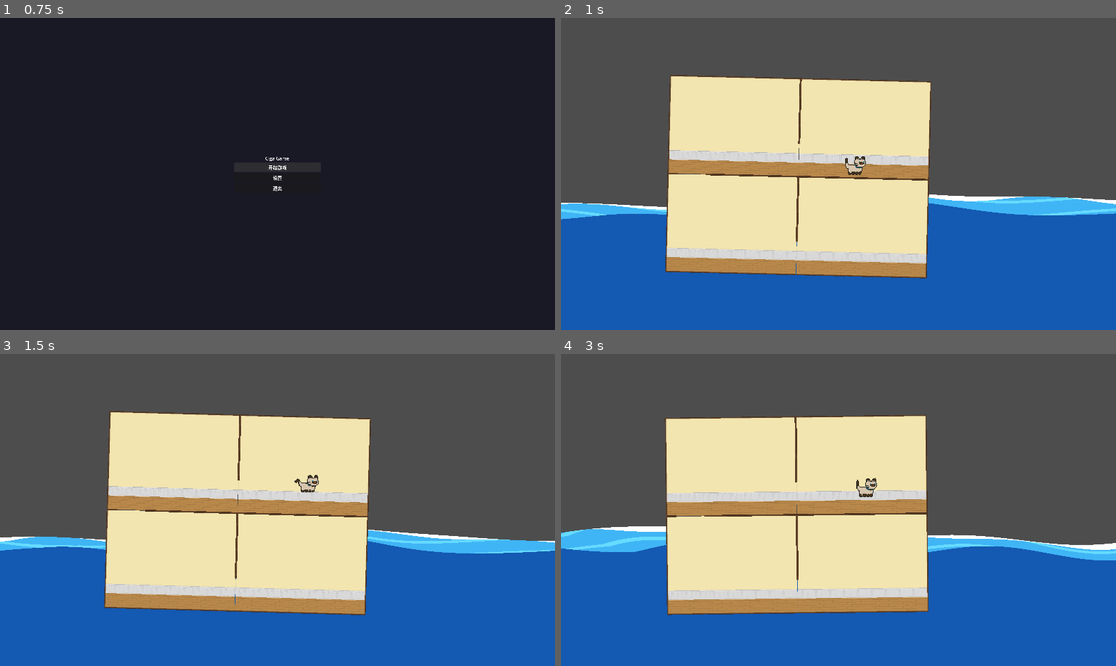
Above: before the commit, frames 1-4 (two rows, left to right).
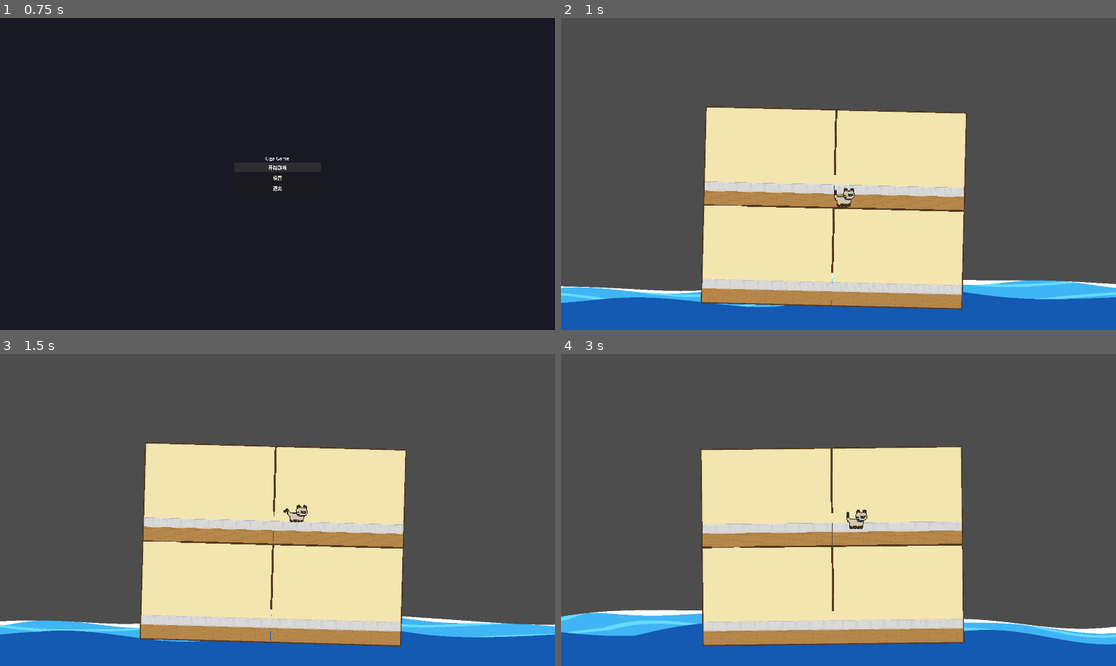
Above: after the commit, the same moments.

Repository: hinanep/ancat
Game: Godot game, scene res://scenes/ui/screens/MainMenu.tscn
The game is run twice, just before and just after one commit, with the same random seed, the same clock (stepped at 60 frames per second) and the same inputs.
Inputs (mouse positions are in pixels of both pictures, inside the frame that each line leads up to):
- Up to frame 1 (0.75 s): click "开始游戏" at 0.5 s
- Up to frame 2 (1 s): no input
- Up to frame 3 (1.5 s): tap Enter (ui_accept) at 1.25 s; move the mouse to (399, 494) at 1.27 s; hold Right (ui_right) from 1.28 s (still down); click (399, 494) at 1.42 s
- Up to frame 4 (3 s): tap Enter (ui_accept) at 1.52, 2.27 s; move the mouse to (727, 525) at 2.02 s; release Right (ui_right) at 2.03 s; hold Left (ui_left) 2.03-2.78 s; click (727, 525) at 2.17 s; move the mouse to (894, 441) at 2.77 s; hold Right (ui_right) from 2.78 s (still down); click (894, 441) at 2.92 s

Frame 1 is identical in both runs. In frame 2, 41% of the frame differs, in the area x 0-100%, y 18-94%; in frame 3, 41%; in frame 4, 42%, in the area x 0-100%, y 19-94%.

Commit message:
feat: 添加风暴事件和水面动态效果
- 在 EventBus.gd 中添加风暴相关事件类型
- 更新 WaterSurface.gd 和 WaterSurface.tscn，增加风暴参数和动态效果
- 在 GameWorld.tscn 中添加 StormController 节点，配置风暴控制脚本
- 更新 BoatFloatController.gd，响应风暴事件以调整船体倾斜
- 在水面组件中实现风暴阶段的动态波浪效果

Diff:
--- a/autoload/EventBus.gd
+++ b/autoload/EventBus.gd
@@ -18,6 +18,11 @@
 	LEVEL_COMPLETED,
 	GAME_PAUSED,
 	GAME_RESUMED,
+	STORM_WARNING_STARTED,
+	STORM_STARTED,
+	STORM_DIRECTION_CHANGED,
+	STORM_RECOVER_STARTED,
+	STORM_ENDED,
 }
 
 signal event_triggered(event_type: EventType, data: Dictionary)
--- a/resources/shaders/water_surface.gdshader
+++ b/resources/shaders/water_surface.gdshader
@@ -9,6 +9,7 @@
 uniform float wave_amplitude = 12.0;
 uniform float wave_frequency = 3.0;
 uniform float wave_speed = 2.5;
+uniform float lateral_flow_speed = 0.0;
 
 // 3. 风格化参数
 uniform float depth_threshold = 0.35; // 深水区开始的 UV 高度
@@ -16,7 +17,8 @@
 
 void vertex() {
 	float t = TIME * wave_speed;
-	float x = UV.x * wave_frequency * 6.28318;
+	float flow_offset = TIME * lateral_flow_speed;
+	float x = (UV.x ) * wave_frequency * 6.28318;
 
 	// 抛弃单调的正弦波，使用伪 Gerstner 波形叠加
 	// 特点：波峰更尖锐，波谷更平滑宽阔，水体动态更生动
@@ -29,6 +31,7 @@
 void fragment() {
 	vec2 uv = UV;
 	float t = TIME;
+	uv.x += TIME * lateral_flow_speed;
 
 	// --- 1. 卡通硬边缘深度 (Cel-shaded Depth) ---
 	// 加入轻微的 X 轴畸变，让深浅交界线具有流动感
--- a/scenes/levels/GameWorld.tscn
+++ b/scenes/levels/GameWorld.tscn
@@ -2,10 +2,12 @@
 
 [ext_resource type="Script" uid="uid://b2v05ltnww8ik" path="res://scenes/levels/GameWorld.gd" id="1"]
 [ext_resource type="PackedScene" uid="uid://crm4qutfr0otu" path="res://scenes/props/Cabin.tscn" id="2_3sasu"]
+[ext_resource type="PackedScene" uid="uid://biqskj7ncenho" path="res://scenes/ui/components/storm_warning_ui.tscn" id="2_dhmek"]
 [ext_resource type="Script" uid="uid://bmtjege46adf1" path="res://scripts/components/TestPlayerController.gd" id="3_0x6r3"]
 [ext_resource type="Texture2D" uid="uid://d048tv117giwp" path="res://assets/textures/猫/Siamese/IdleCattt.png" id="3_8ghft"]
 [ext_resource type="PackedScene" uid="uid://do27wnokmof2x" path="res://scenes/props/WaterSurface.tscn" id="4_a73yp"]
 [ext_resource type="Script" uid="uid://dmx576ws301qi" path="res://scripts/components/BoatFloatController.gd" id="5_3ar6b"]
+[ext_resource type="Script" uid="uid://bbcbgceyjg16o" path="res://scripts/components/StormController.gd" id="7_hy2pk"]
 
 [sub_resource type="CapsuleShape2D" id="CapsuleShape2D_8ghft"]
 radius = 10.333334
@@ -111,6 +113,7 @@
 [node name="WorldCamera" type="Camera2D" parent="." unique_id=945099590]
 
 [node name="CanvasLayer" type="CanvasLayer" parent="." unique_id=538021173]
+follow_viewport_enabled = true
 
 [node name="MarginContainer" type="MarginContainer" parent="CanvasLayer" unique_id=1780763661]
 anchors_preset = 15
@@ -132,14 +135,18 @@
 layout_mode = 2
 text = "Game World"
 
+[node name="StormWarningUI" parent="CanvasLayer" unique_id=868499573 instance=ExtResource("2_dhmek")]
+
 [node name="Cabins" type="Node2D" parent="." unique_id=1560321885]
 z_index = -10
-position = Vector2(132, 166)
+position = Vector2(255, 274)
 script = ExtResource("5_3ar6b")
 floatAmplitudeY = 4.0
 floatFrequencyHz = 0.26
 rollAmplitudeDeg = 1.6
 rollFrequencyHz = 0.2
+stormStartTiltLerpSpeedDeg = 10.0
+stormTiltLerpSpeedDeg = 10.0
 
 [node name="CabinA" parent="Cabins" unique_id=1132968514 instance=ExtResource("2_3sasu")]
 position = Vector2(-499, -320)
@@ -163,7 +170,7 @@
 
 [node name="TestPlayer" type="CharacterBody2D" parent="Cabins" unique_id=1521693170]
 z_index = 10
-position = Vector2(-78, -211)
+position = Vector2(-239, -197)
 scale = Vector2(3, 3)
 script = ExtResource("3_0x6r3")
 
@@ -182,7 +189,7 @@
 
 [node name="WaterSurface" parent="." unique_id=614244190 instance=ExtResource("4_a73yp")]
 z_index = -20
-position = Vector2(-1017, 84)
+position = Vector2(-1017, 374)
 scale = Vector2(4.2759995, 2.4799998)
 color_surface = Color(0.25, 0.71, 0.96, 1)
 color_depth = Color(0.08, 0.35, 0.7, 1)
@@ -190,6 +197,21 @@
 wave_amplitude = 10.0
 wave_frequency = 1.0
 wave_speed = 1.0
+lateral_flow_speed = 0.0
 depth_threshold = 0.1
 foam_thickness = 0.02
 transition_speed = 1.0
+storm_peak_wave_amplitude = 20.0
+storm_peak_wave_speed = 2.0
+storm_peak_wave_frequency = 1.5
+storm_flow_speed = 0.2
+flow_speed_max_change_per_sec = 0.01
+
+[node name="StormController" type="Node" parent="." unique_id=277297670]
+script = ExtResource("7_hy2pk")
+cycleIntervalSec = 5.0
+warningDurationSec = 10.0
+tiltMinDeg = 15.0
+tiltMaxDeg = 25.0
+recoverDurationSec = 10.0
+debugStormLog = true
--- a/scenes/props/WaterSurface.tscn
+++ b/scenes/props/WaterSurface.tscn
@@ -11,6 +11,7 @@
 shader_parameter/wave_amplitude = 10.0
 shader_parameter/wave_frequency = 1.0
 shader_parameter/wave_speed = 1.0
+shader_parameter/lateral_flow_speed = 0.36
 shader_parameter/depth_threshold = 0.1
 shader_parameter/foam_thickness = 0.02
 
@@ -28,6 +29,12 @@
 wave_amplitude = null
 wave_frequency = null
 wave_speed = null
+lateral_flow_speed = null
 depth_threshold = null
 foam_thickness = null
 transition_speed = null
+storm_peak_wave_amplitude = null
+storm_peak_wave_speed = null
+storm_peak_wave_frequency = null
+storm_flow_speed = null
+flow_speed_max_change_per_sec = null
--- /dev/null
+++ b/scenes/ui/components/storm_warning_ui.tscn
@@ -0,0 +1,59 @@
+[gd_scene format=3 uid="uid://biqskj7ncenho"]
+
+[ext_resource type="Script" uid="uid://xyreevqly7v5" path="res://scripts/components/StormWarningUI.gd" id="1_i36kh"]
+
+[node name="StormWarningUI" type="Control" unique_id=868499573]
+layout_mode = 3
+anchors_preset = 1
+anchor_left = 1.0
+anchor_right = 1.0
+offset_left = -1284.0
+offset_top = -505.0
+offset_right = -1028.0
+offset_bottom = -409.0
+grow_horizontal = 0
+mouse_filter = 2
+script = ExtResource("1_i36kh")
+warningText = "STORM INCOMING AT"
+
+[node name="Panel" type="PanelContainer" parent="." unique_id=1295111824]
+layout_mode = 1
+anchors_preset = 15
+anchor_right = 1.0
+anchor_bottom = 1.0
+grow_horizontal = 2
+grow_vertical = 2
+
+[node name="Content" type="HBoxContainer" parent="Panel" unique_id=924863988]
+layout_mode = 2
+theme_override_constants/separation = 10
+
+[node name="IconBg" type="ColorRect" parent="Panel/Content" unique_id=1391307213]
+custom_minimum_size = Vector2(46, 46)
+layout_mode = 2
+color = Color(0.86, 0.19, 0.2, 0.95)
+
+[node name="IconText" type="Label" parent="Panel/Content/IconBg" unique_id=1353896355]
+layout_mode = 0
+offset_left = 16.0
+offset_top = 32.0
+offset_right = 30.0
+offset_bottom = 68.0
+theme_override_font_sizes/font_size = 26
+text = "!"
+horizontal_alignment = 1
+vertical_alignment = 1
+
+[node name="WarningLabel" type="Label" parent="Panel/Content" unique_id=995015524]
+layout_mode = 2
+size_flags_horizontal = 3
+theme_override_font_sizes/font_size = 20
+text = "STORM INCOMING AT"
+vertical_alignment = 1
+
+[node name="CountdownLabel" type="Label" parent="Panel/Content" unique_id=1472384266]
+layout_mode = 2
+theme_override_font_sizes/font_size = 22
+text = "60s"
+horizontal_alignment = 2
+vertical_alignment = 1
--- a/scripts/components/BoatFloatController.gd
+++ b/scripts/components/BoatFloatController.gd
@@ -1,20 +1,30 @@
 extends Node2D
 
 ## 船体浮动参数：用于控制整体上下浮动与轻微摇摆。
-## @floatAmplitudeY 上下浮动幅度（像素）
-## @floatFrequencyHz 上下浮动频率（Hz）
-## @rollAmplitudeDeg 摇摆角度幅度（度）
-## @rollFrequencyHz 摇摆频率（Hz）
-## @phaseOffset 相位偏移（秒）
+## 上下浮动幅度（像素）
 @export var floatAmplitudeY: float = 5.0
+## 上下浮动频率（Hz）
 @export var floatFrequencyHz: float = 0.28
+## 摇摆角度幅度（度）
 @export var rollAmplitudeDeg: float = 1.8
+## 摇摆频率（Hz）
 @export var rollFrequencyHz: float = 0.22
+## 相位偏移（秒）
 @export var phaseOffset: float = 0.0
+## 风暴开始时每秒最大倾斜变化量（度）
+@export var stormStartTiltLerpSpeedDeg: float = 12.0
+## 风暴阶段每秒最大倾斜变化量（度）
+@export var stormTiltLerpSpeedDeg: float = 18.0
+## 恢复阶段每秒最大倾斜变化量（度）
+@export var stormRecoverTiltMaxChangeDegPerSec: float = 10.0
 
 var _basePosition: Vector2 = Vector2.ZERO
 var _baseRotation: float = 0.0
 var _elapsed: float = 0.0
+var _stormTiltDegCurrent: float = 0.0
+var _stormTiltDegTarget: float = 0.0
+var _stormTiltFollowSpeedDeg: float = 30.0
+var _stormRecoverSpeedDeg: float = 30.0
 
 
 ## 记录初始姿态，作为浮动基准。
@@ -22,6 +32,13 @@
 func _ready() -> void:
 	_basePosition = position
 	_baseRotation = rotation
+	EventBus.subscribe(_on_event)
+
+
+## 退出时取消事件订阅。
+## @return void
+func _exit_tree() -> void:
+	EventBus.unsubscribe(_on_event)
 
 
 ## 每帧更新浮动与摇摆效果。
@@ -32,6 +49,47 @@
 	var waveTime: float = _elapsed + phaseOffset
 	var yWave: float = sin(TAU * floatFrequencyHz * waveTime)
 	var rollWave: float = sin(TAU * rollFrequencyHz * waveTime + 0.9)
+	var currentLerpSpeed: float = _stormRecoverSpeedDeg if _stormTiltDegTarget == 0.0 else _stormTiltFollowSpeedDeg
+	_stormTiltDegCurrent = move_toward(_stormTiltDegCurrent, _stormTiltDegTarget, currentLerpSpeed * delta)
 
 	position.y = _basePosition.y + yWave * floatAmplitudeY
-	rotation = _baseRotation + deg_to_rad(rollWave * rollAmplitudeDeg)
+	rotation = _baseRotation + deg_to_rad(rollWave * rollAmplitudeDeg + _stormTiltDegCurrent)
+
+
+## 响应风暴事件，更新目标倾斜角。
+## @param eventType 事件类型
+## @param data 事件数据
+## @return void
+func _on_event(eventType: EventBus.EventType, data: Dictionary) -> void:
+	match eventType:
+		EventBus.EventType.STORM_STARTED:
+			var direction: float = _as_float(data.get('direction', 1.0), 1.0)
+			var tiltDeg: float = _as_float(data.get('tilt_deg', 20.0), 20.0)
+			_stormTiltDegTarget = direction * tiltDeg
+			_stormTiltFollowSpeedDeg = max(stormStartTiltLerpSpeedDeg, 1.0)
+			_stormRecoverSpeedDeg = max(stormRecoverTiltMaxChangeDegPerSec, 1.0)
+		EventBus.EventType.STORM_DIRECTION_CHANGED:
+			var direction: float = _as_float(data.get('direction', 1.0), 1.0)
+			var tiltDeg: float = _as_float(data.get('tilt_deg', 20.0), 20.0)
+			_stormTiltDegTarget = direction * tiltDeg
+			_stormTiltFollowSpeedDeg = max(stormTiltLerpSpeedDeg, 1.0)
+			_stormRecoverSpeedDeg = max(stormRecoverTiltMaxChangeDegPerSec, 1.0)
+		EventBus.EventType.STORM_RECOVER_STARTED:
+			_stormRecoverSpeedDeg = max(stormRecoverTiltMaxChangeDegPerSec, 1.0)
+			_stormTiltDegTarget = 0.0
+		EventBus.EventType.STORM_ENDED:
+			_stormTiltDegTarget = 0.0
+			_stormTiltFollowSpeedDeg = max(stormTiltLerpSpeedDeg, 1.0)
+			_stormRecoverSpeedDeg = max(stormRecoverTiltMaxChangeDegPerSec, 1.0)
+		_:
+			pass
+
+
+## 安全转换为 float。
+## @param value 任意值
+## @param fallback 默认值
+## @return float
+func _as_float(value: Variant, fallback: float) -> float:
+	if typeof(value) == TYPE_FLOAT or typeof(value) == TYPE_INT:
+		return float(value)
+	return fallback
--- /dev/null
+++ b/scripts/components/StormController.gd
@@ -0,0 +1,177 @@
+extends Node
+
+## 风暴时序参数：仅负责状态推进与事件广播。
+## 两次风暴之间的间隔（秒）
+@export var cycleIntervalSec: float = 300.0
+## 预警时长（秒）
+@export var warningDurationSec: float = 60.0
+## 单次左右方向持续时长（秒）
+@export var stormHalfCycleDurationSec: float = 30.0
+## 最小方向段数
+@export var stormHalfCyclesMin: int = 2
+## 最大方向段数
+@export var stormHalfCyclesMax: int = 6
+## 最小倾斜角度（度）
+@export var tiltMinDeg: float = 20.0
+## 最大倾斜角度（度）
+@export var tiltMaxDeg: float = 30.0
+## 恢复时长（秒）
+@export var recoverDurationSec: float = 3.0
+## 是否输出调试日志
+@export var debugStormLog: bool = false
+
+enum StormState {
+	IDLE,
+	WARNING,
+	STORM,
+	RECOVER
+}
+
+var _state: StormState = StormState.IDLE
+var _stateTimer: float = 0.0
+
+var _stormHalfCyclesTotal: int = 0
+var _stormHalfCyclesDone: int = 0
+var _stormDirection: float = 1.0
+var _stormTiltDeg: float = 0.0
+var _recoverStartTiltDeg: float = 0.0
+
+var _rng: RandomNumberGenerator = RandomNumberGenerator.new()
+
+
+## 初始化状态机。
+## @return void
+func _ready() -> void:
+	_rng.randomize()
+	_enter_idle()
+	_debug_log('ready')
+
+
+## 每帧推进风暴时序。
+## @param delta 帧间隔（秒）
+## @return void
+func _process(delta: float) -> void:
+	match _state:
+		StormState.IDLE:
+			_update_idle(delta)
+		StormState.WARNING:
+			_update_warning(delta)
+		StormState.STORM:
+			_update_storm(delta)
+		StormState.RECOVER:
+			_update_recover(delta)
+
+
+## 进入空闲阶段。
+## @return void
+func _enter_idle() -> void:
+	_state = StormState.IDLE
+	_stateTimer = cycleIntervalSec
+	_debug_log('enter IDLE timer=%s' % _stateTimer)
+
+
+## 进入预警阶段并发送开始事件。
+## @return void
+func _enter_warning() -> void:
+	_state = StormState.WARNING
+	_stateTimer = warningDurationSec
+	EventBus.emit(EventBus.EventType.STORM_WARNING_STARTED, {
+		'remaining_seconds': int(ceil(_stateTimer)),
+		'duration_seconds': warningDurationSec
+	})
+	_debug_log('enter WARNING timer=%s' % _stateTimer)
+
+
+## 进入风暴阶段并发送开始事件。
+## @return void
+func _enter_storm() -> void:
+	_state = StormState.STORM
+	_stateTimer = stormHalfCycleDurationSec
+	_stormHalfCyclesTotal = _rng.randi_range(stormHalfCyclesMin, stormHalfCyclesMax)
+	_stormHalfCyclesDone = 0
+	_stormDirection = -1.0 if _rng.randi_range(0, 1) == 0 else 1.0
+	_stormTiltDeg = _rng.randf_range(tiltMinDeg, tiltMaxDeg)
+
+	var totalStormSeconds: int = int(_stormHalfCyclesTotal * stormHalfCycleDurationSec)
+	EventBus.emit(EventBus.EventType.STORM_STARTED, {
+		'remaining_seconds': totalStormSeconds,
+		'half_cycle_duration_seconds': stormHalfCycleDurationSec,
+		'half_cycles_total': _stormHalfCyclesTotal,
+		'direction': _stormDirection,
+		'tilt_deg': _stormTiltDeg
+	})
+	_debug_log('enter STORM halfCycles=%s tilt=%s dir=%s' % [_stormHalfCyclesTotal, _stormTiltDeg, _stormDirection])
+
+
+## 进入恢复阶段并发送恢复开始事件。
+## @return void
+func _enter_recover() -> void:
+	_state = StormState.RECOVER
+	_stateTimer = recoverDurationSec
+	_recoverStartTiltDeg = _stormDirection * _stormTiltDeg
+	EventBus.emit(EventBus.EventType.STORM_RECOVER_STARTED, {
+		'duration_seconds': recoverDurationSec,
+		'from_tilt_deg': _recoverStartTiltDeg
+	})
+	_debug_log('enter RECOVER timer=%s fromTilt=%s' % [_stateTimer, _recoverStartTiltDeg])
+
+
+## 空闲阶段更新。
+## @param delta 帧间隔（秒）
+## @return void
+func _update_idle(delta: float) -> void:
+	_stateTimer -= delta
+	if _stateTimer <= 0.0:
+		_enter_warning()
+
+
+## 预警阶段更新。
+## @param delta 帧间隔（秒）
+## @return void
+func _update_warning(delta: float) -> void:
+	_stateTimer -= delta
+
+	if _stateTimer <= 0.0:
+		_enter_storm()
+
+
+## 风暴阶段更新：到点换向，结束后进入恢复。
+## @param delta 帧间隔（秒）
+## @return void
+func _update_storm(delta: float) -> void:
+	_stateTimer -= delta
+	if _stateTimer > 0.0:
+		return
+
+	_stormHalfCyclesDone += 1
+	if _stormHalfCyclesDone >= _stormHalfCyclesTotal:
+		_enter_recover()
+		return
+
+	_stormDirection *= -1.0
+	_stateTimer = stormHalfCycleDurationSec
+	EventBus.emit(EventBus.EventType.STORM_DIRECTION_CHANGED, {
+		'direction': _stormDirection,
+		'tilt_deg': _stormTiltDeg
+	})
+
+
+## 恢复阶段更新，结束后广播风暴结束。
+## @param delta 帧间隔（秒）
+## @return void
+func _update_recover(delta: float) -> void:
+	_stateTimer -= delta
+	if _stateTimer > 0.0:
+		return
+
+	EventBus.emit(EventBus.EventType.STORM_ENDED, {})
+	_enter_idle()
+
+
+## 打印调试日志。
+## @param message 日志文本
+## @return void
+func _debug_log(message: String) -> void:
+	if not debugStormLog:
+		return
+	print('[StormController] %s' % message)
--- /dev/null
+++ b/scripts/components/StormWarningUI.gd
@@ -0,0 +1,83 @@
+extends Control
+
+## 风暴预警UI：角落警示图标与倒计时控制。
+## 警示文案
+@export var warningText: String = 'STORM INCOMING'
+
+## 风暴进行中文案
+@export var stormingText: String = 'Storm Coming!'
+
+@onready var _warningLabel: Label = $Panel/Content/WarningLabel
+@onready var _countdownLabel: Label = $Panel/Content/CountdownLabel
+
+var _countdownSeconds: float = 0.0
+var _countdownActive: bool = false
+
+
+## 订阅风暴事件并初始化隐藏。
+## @return void
+func _ready() -> void:
+	visible = false
+	EventBus.subscribe(_on_event)
+
+
+## 退出时取消事件订阅。
+## @return void
+func _exit_tree() -> void:
+	EventBus.unsubscribe(_on_event)
+
+
+## 本地倒计时更新（不依赖 controller tick 事件）。
+## @param delta 帧间隔（秒）
+## @return void
+func _process(delta: float) -> void:
+	if not _countdownActive:
+		return
+
+	_countdownSeconds = max(_countdownSeconds - delta, 0.0)
+	update_countdown(int(ceil(_countdownSeconds)))
+
+
+## 显示预警 UI。
+## @param secondsRemaining 剩余秒数
+## @param message 文案（为空时使用默认文案）
+## @return void
+func show_warning(secondsRemaining: int, message: String = '') -> void:
+	visible = true
+	_countdownActive = true
+	_countdownSeconds = max(float(secondsRemaining), 0.0)
+	_warningLabel.text = warningText if message.is_empty() else message
+	update_countdown(secondsRemaining)
+
+
+## 更新倒计时文本。
+## @param secondsRemaining 剩余秒数
+## @return void
+func update_countdown(secondsRemaining: int) -> void:
+	_countdownLabel.text = '%ss' % max(secondsRemaining, 0)
+
+
+## 隐藏预警 UI。
+## @return void
+func hide_warning() -> void:
+	_countdownActive = false
+	_countdownSeconds = 0.0
+	visible = false
+
+
+## 处理 EventBus 风暴事件。
+## @param eventType 事件类型
+## @param data 事件数据
+## @return void
+func _on_event(eventType: EventBus.EventType, data: Dictionary) -> void:
+	match eventType:
+		EventBus.EventType.STORM_WARNING_STARTED:
+			show_warning(int(data.get('remaining_seconds', 0)), warningText)
+		EventBus.EventType.STORM_STARTED:
+			show_warning(int(data.get('remaining_seconds', 0)), stormingText)
+		EventBus.EventType.STORM_RECOVER_STARTED:
+			hide_warning()
+		EventBus.EventType.STORM_ENDED:
+			hide_warning()
+		_:
+			pass
--- a/scripts/components/water_surface.gd
+++ b/scripts/components/water_surface.gd
@@ -2,68 +2,90 @@
 extends Polygon2D
 
 ## 水面表现参数：集中控制 shader 的颜色、波浪与风格化阈值。
-## @color_surface 浅水/表层颜色
-## @color_depth 深水颜色
-## @color_foam 浪沫颜色
-## @wave_amplitude 波浪振幅
-## @wave_frequency 波浪频率
-## @wave_speed 波浪速度
-## @depth_threshold 深水阈值
-## @foam_thickness 浪沫厚度
-## @transition_speed 参数过渡速度（越大越快）
+## 浅水/表层颜色
 @export var color_surface: Color = Color(0.25, 0.71, 0.96, 1.0):
 	set(value):
 		_color_surface = value
 	get:
 		return _color_surface
 
+## 深水颜色
 @export var color_depth: Color = Color(0.08, 0.35, 0.70, 1.0):
 	set(value):
 		_color_depth = value
 	get:
 		return _color_depth
 
+## 浪沫颜色
 @export var color_foam: Color = Color(1.0, 1.0, 1.0, 1.0):
 	set(value):
 		_color_foam = value
 	get:
 		return _color_foam
 
+## 波浪振幅
 @export var wave_amplitude: float = 5.0:
 	set(value):
 		_wave_amplitude = max(value, 0.0)
+		_baseWaveAmplitude = _wave_amplitude
 	get:
 		return _wave_amplitude
 
+## 波浪频率
 @export var wave_frequency: float = 3.0:
 	set(value):
 		_wave_frequency = max(value, 0.0)
+		_baseWaveFrequency = _wave_frequency
 	get:
 		return _wave_frequency
 
+## 波浪速度
 @export var wave_speed: float = 2.5:
 	set(value):
 		_wave_speed = max(value, 0.0)
+		_baseWaveSpeed = _wave_speed
 	get:
 		return _wave_speed
 
+## 基础左右流速（>0 右移，<0 左移）
+@export var lateral_flow_speed: float = 0.0:
+	set(value):
+		_lateral_flow_speed = value
+		_baseLateralFlowSpeed = value
+	get:
+		return _lateral_flow_speed
+
+## 深水阈值
 @export var depth_threshold: float = 0.1:
 	set(value):
 		_depth_threshold = clampf(value, 0.0, 1.0)
 	get:
 		return _depth_threshold
 
+## 浪沫厚度
 @export var foam_thickness: float = 0.02:
 	set(value):
 		_foam_thickness = clampf(value, 0.0, 1.0)
 	get:
 		return _foam_thickness
 
+## 参数过渡速度（越大越快）
 @export var transition_speed: float = 3.0:
 	set(value):
 		_transition_speed = max(value, 0.01)
 	get:
 		return _transition_speed
+
+## 风暴振幅峰值
+@export var storm_peak_wave_amplitude: float = 20.0
+## 风暴速度峰值
+@export var storm_peak_wave_speed: float = 2.0
+## 风暴频率峰值
+@export var storm_peak_wave_frequency: float = 1.5
+## 风暴阶段左右流速绝对值
+@export var storm_flow_speed: float = 0.3
+## 流速每秒最大变化量
+@export var flow_speed_max_change_per_sec: float = 0.08
 
 var _color_surface: Color = Color(0.25, 0.71, 0.96, 1.0)
 var _color_depth: Color = Color(0.08, 0.35, 0.70, 1.0)
@@ -71,6 +93,7 @@
 var _wave_amplitude: float = 5.0
 var _wave_frequency: float = 3.0
 var _wave_speed: float = 2.5
+var _lateral_flow_speed: float = 0.0
 var _depth_threshold: float = 0.1
 var _foam_thickness: float = 0.02
 var _transition_speed: float = 3.0
@@ -81,22 +104,50 @@
 var _current_wave_amplitude: float = 5.0
 var _current_wave_frequency: float = 3.0
 var _current_wave_speed: float = 2.5
+var _current_lateral_flow_speed: float = 0.0
 var _current_depth_threshold: float = 0.1
 var _current_foam_thickness: float = 0.02
+var _target_lateral_flow_speed: float = 0.0
+
+var _baseWaveAmplitude: float = 5.0
+var _baseWaveFrequency: float = 3.0
+var _baseWaveSpeed: float = 2.5
+var _baseLateralFlowSpeed: float = 0.0
+var _stormBlendTarget: float = 0.0
+var _stormBlendCurrent: float = 0.0
+var _stormDirection: float = 1.0
+var _warningDurationSec: float = 60.0
+var _warningElapsedSec: float = 0.0
+var _recoverDurationSec: float = 3.0
+var _recoverRemainingSec: float = 0.0
+var _stormPhase: String = 'idle'
 
 
 ## 初始化时将所有导出变量同步到材质。
 ## @return void
 func _ready() -> void:
+	_baseWaveAmplitude = _wave_amplitude
+	_baseWaveFrequency = _wave_frequency
+	_baseWaveSpeed = _wave_speed
+	_baseLateralFlowSpeed = _lateral_flow_speed
 	_current_color_surface = _color_surface
 	_current_color_depth = _color_depth
 	_current_color_foam = _color_foam
 	_current_wave_amplitude = _wave_amplitude
 	_current_wave_frequency = _wave_frequency
 	_current_wave_speed = _wave_speed
+	_current_lateral_flow_speed = _lateral_flow_speed
+	_target_lateral_flow_speed = _lateral_flow_speed
 	_current_depth_threshold = _depth_threshold
 	_current_foam_thickness = _foam_thickness
 	_sync_all_shader_params()
+	EventBus.subscribe(_on_event)
+
+
+## 退出时取消事件订阅。
+## @return void
+func _exit_tree() -> void:
+	EventBus.unsubscribe(_on_event)
 
 
 ## 同步所有参数到 ShaderMaterial，避免编辑器初始状态不同步。
@@ -108,6 +159,7 @@
 	_apply_shader_param('wave_amplitude', _current_wave_amplitude)
 	_apply_shader_param('wave_frequency', _current_wave_frequency)
 	_apply_shader_param('wave_speed', _current_wave_speed)
+	_apply_shader_param('lateral_flow_speed', _current_lateral_flow_speed)
 	_apply_shader_param('depth_threshold', _current_depth_threshold)
 	_apply_shader_param('foam_thickness', _current_foam_thickness)
 
@@ -116,6 +168,7 @@
 ## @param delta 帧间隔（秒）
 ## @return void
 func _process(delta: float) -> void:
+	_update_storm_targets(delta)
 	var lerpWeight: float = clampf(delta * _transition_speed, 0.0, 1.0)
 	_current_color_surface = _current_color_surface.lerp(_color_surface, lerpWeight)
 	_current_color_depth = _current_color_depth.lerp(_color_depth, lerpWeight)
@@ -123,9 +176,38 @@
 	_current_wave_amplitude = lerpf(_current_wave_amplitude, _wave_amplitude, lerpWeight)
 	_current_wave_frequency = lerpf(_current_wave_frequency, _wave_frequency, lerpWeight)
 	_current_wave_speed = lerpf(_current_wave_speed, _wave_speed, lerpWeight)
+	var flowLerpTarget: float = lerpf(_current_lateral_flow_speed, _target_lateral_flow_speed, lerpWeight)
+	_current_lateral_flow_speed = move_toward(_current_lateral_flow_speed, flowLerpTarget, max(flow_speed_max_change_per_sec, 0.001) * delta)
 	_current_depth_threshold = lerpf(_current_depth_threshold, _depth_threshold, lerpWeight)
 	_current_foam_thickness = lerpf(_current_foam_thickness, _foam_thickness, lerpWeight)
 	_sync_all_shader_params()
+
+
+## 根据风暴阶段更新波浪目标值。
+## @param delta 帧间隔（秒）
+## @return void
+func _update_storm_targets(delta: float) -> void:
+	match _stormPhase:
+		'warning':
+			_warningElapsedSec += delta
+			var warningProgress: float = clampf(_warningElapsedSec / max(_warningDurationSec, 0.001), 0.0, 1.0)
+			_stormBlendTarget = warningProgress
+		'storm':
+			_stormBlendTarget = 1.0
+		'recover':
+			_recoverRemainingSec = max(_recoverRemainingSec - delta, 0.0)
+			_stormBlendTarget = clampf(_recoverRemainingSec / max(_recoverDurationSec, 0.001), 0.0, 1.0)
+		_:
+			_stormBlendTarget = 0.0
+
+	var blendLerpWeight: float = clampf(delta * _transition_speed, 0.0, 1.0)
+	_stormBlendCurrent = lerpf(_stormBlendCurrent, _stormBlendTarget, blendLerpWeight)
+
+	_wave_amplitude = lerpf(_baseWaveAmplitude, storm_peak_wave_amplitude, _stormBlendCurrent)
+	_wave_speed = lerpf(_baseWaveSpeed, storm_peak_wave_speed, _stormBlendCurrent)
+	_wave_frequency = lerpf(_baseWaveFrequency, storm_peak_wave_frequency, _stormBlendCurrent)
+	var stormFlowTarget: float = absf(storm_flow_speed) * _stormDirection
+	_target_lateral_flow_speed = lerpf(_baseLateralFlowSpeed, stormFlowTarget, _stormBlendCurrent)
 
 
 ## 统一写入 shader 参数。
@@ -137,3 +219,42 @@
 	if shaderMaterial == null:
 		return
 	shaderMaterial.set_shader_parameter(key, value)
+
+
+## 响应风暴事件，切换水面联动阶段。
+## @param eventType 事件类型
+## @param data 事件数据
+## @return void
+func _on_event(eventType: EventBus.EventType, data: Dictionary) -> void:
+	match eventType:
+		EventBus.EventType.STORM_WARNING_STARTED:
+			_warningDurationSec = max(_as_float(data.get('duration_seconds', 60.0), 60.0), 0.001)
+			_warningElapsedSec = 0.0
+			_stormPhase = 'warning'
+		EventBus.EventType.STORM_STARTED:
+			_stormDirection = signf(_as_float(data.get('direction', 1.0), 1.0))
+			if is_zero_approx(_stormDirection):
+				_stormDirection = 1.0
+			_stormPhase = 'storm'
+		EventBus.EventType.STORM_DIRECTION_CHANGED:
+			_stormDirection = signf(_as_float(data.get('direction', 1.0), 1.0))
+			if is_zero_approx(_stormDirection):
+				_stormDirection = 1.0
+		EventBus.EventType.STORM_RECOVER_STARTED:
+			_recoverDurationSec = max(_as_float(data.get('duration_seconds', 3.0), 3.0), 0.001)
+			_recoverRemainingSec = _recoverDurationSec
+			_stormPhase = 'recover'
+		EventBus.EventType.STORM_ENDED:
+			_stormPhase = 'idle'
+		_:
+			pass
+
+
+## 安全转换为 float。
+## @param value 任意值
+## @param fallback 默认值
+## @return float
+func _as_float(value: Variant, fallback: float) -> float:
+	if typeof(value) == TYPE_FLOAT or typeof(value) == TYPE_INT:
+		return float(value)
+	return fallback
Not shown, added: scripts/components/StormController.gd.uid
Not shown, added: scripts/components/StormWarningUI.gd.uid
